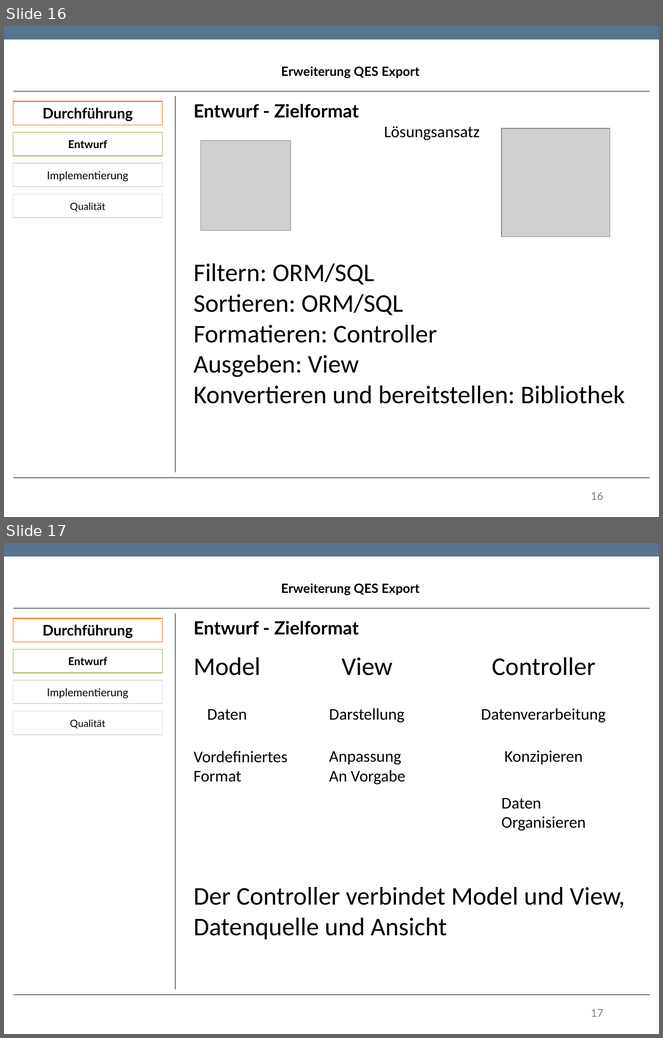
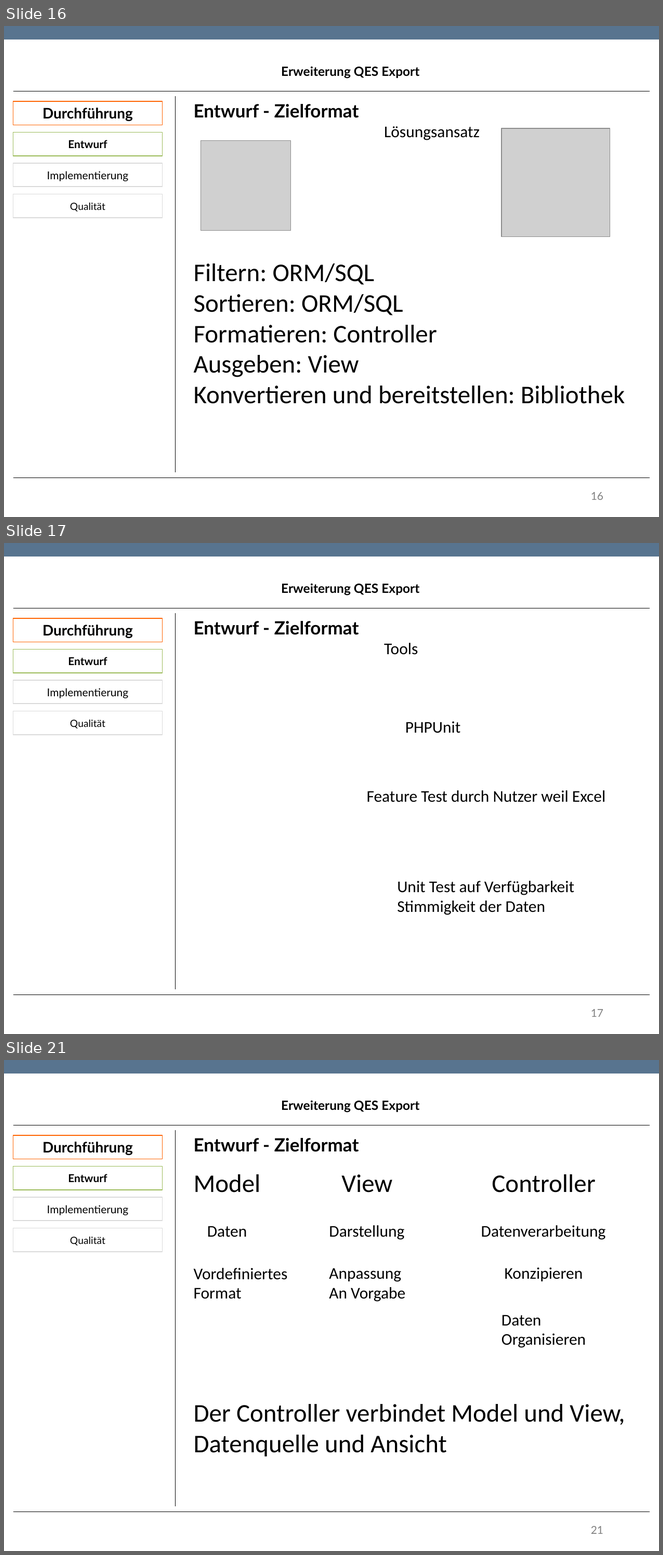
Before and after one commit to TwoHorus/dbExelExportLaravel, a slide deck: DOC/Fachgespraech.pptx. Shown one above the other, each under a label of ours: slides 16 and 17 before the commit, slides 16, 17 and 21 after it; the slides between them are not shown. The pictures are 663x1038 and 663x1555 pixels, drawn with LibreOffice and Linux fonts; fonts in the diff are those of the drawing; grey boxes stand for pictures; background and template pictures are left out. Boxes give left, top, right and bottom in pixels: in the first picture for what was removed or moved away, otherwise in the second. Text is boxed around its words. In the diff, an @@ line names an element or a change of style, - is before the commit and + after.

```diff
--- a/DOC/Fachgespraech.pptx
+++ b/DOC/Fachgespraech.pptx
@@ slide 17 added at box(4, 543, 659, 1034), background #FFFFFF; not listed: 1 template element that a slide beside it also shows @@
@@ text added at box(281, 584, 419, 596), 14 pt, text #000000, bold @@
+Erweiterung QES Export
@@ rectangle added at box(13, 618, 163, 642), fill #FFFFFF, outline #FF6400 0.85 pt, 16 pt, text #000000, bold @@
+Durchführung
@@ line added from (13, 608) to (650, 608), #000000 0.75 pt @@
@@ line added from (176, 613) to (176, 990), #000000 0.75 pt @@
@@ text added at box(194, 621, 359, 635), 20 pt, text #000000, bold @@
+Entwurf - Zielformat
@@ rectangle added at box(13, 649, 163, 672), fill #FFFFFF, outline #9BBB59 0.85 pt, 12 pt, text #000000, bold @@
+Entwurf
@@ text added at box(384, 643, 418, 655), 18 pt, text #000000 @@
+Tools
@@ rectangle added at box(13, 681, 163, 704), fill #FFFFFF, outline #DADADA 0.85 pt, 12 pt, text #000000 @@
+Implementierung
@@ rectangle added at box(13, 711, 163, 735), fill #FFFFFF, outline #DADADA 0.85 pt, 11 pt, text #000000 @@
+Qualität
@@ text added at box(405, 721, 461, 733), 18 pt, text #000000 @@
+PHPUnit
@@ text added at box(367, 791, 606, 802), 18 pt, text #000000 @@
+Feature Test durch Nutzer weil Excel
@@ text added at box(397, 881, 574, 915), 18 pt, text #000000 @@
+Unit Test auf Verfügbarkeit
+Stimmigkeit der Daten
@@ line added from (13, 995) to (650, 995), #000000 0.75 pt @@
@@ page number added at box(591, 1009, 604, 1017), 12 pt, text #808080 @@
+17
@@ what was slide 17 is now slide 21 @@
@@ page number at box(591, 1526, 604, 1534): text changed @@
-17
+21
```
Also in this commit, not shown: 3 other slides added.
